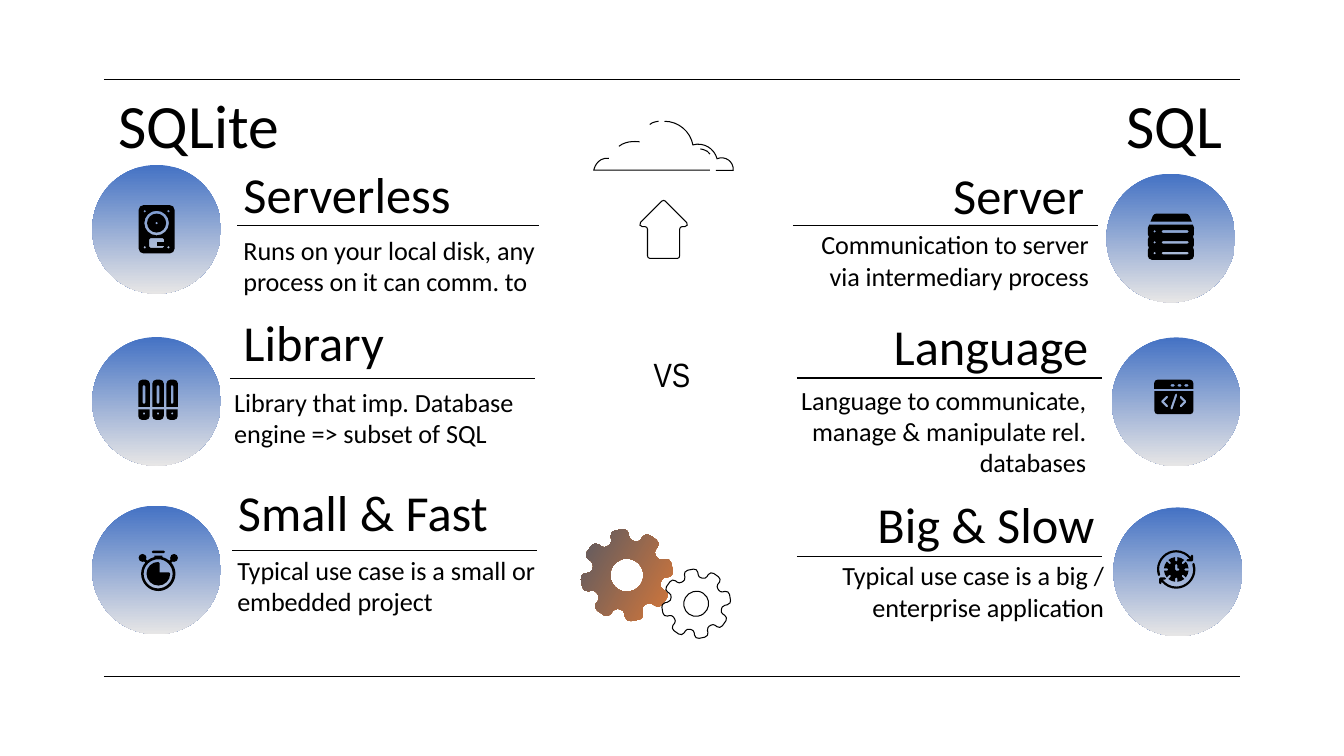
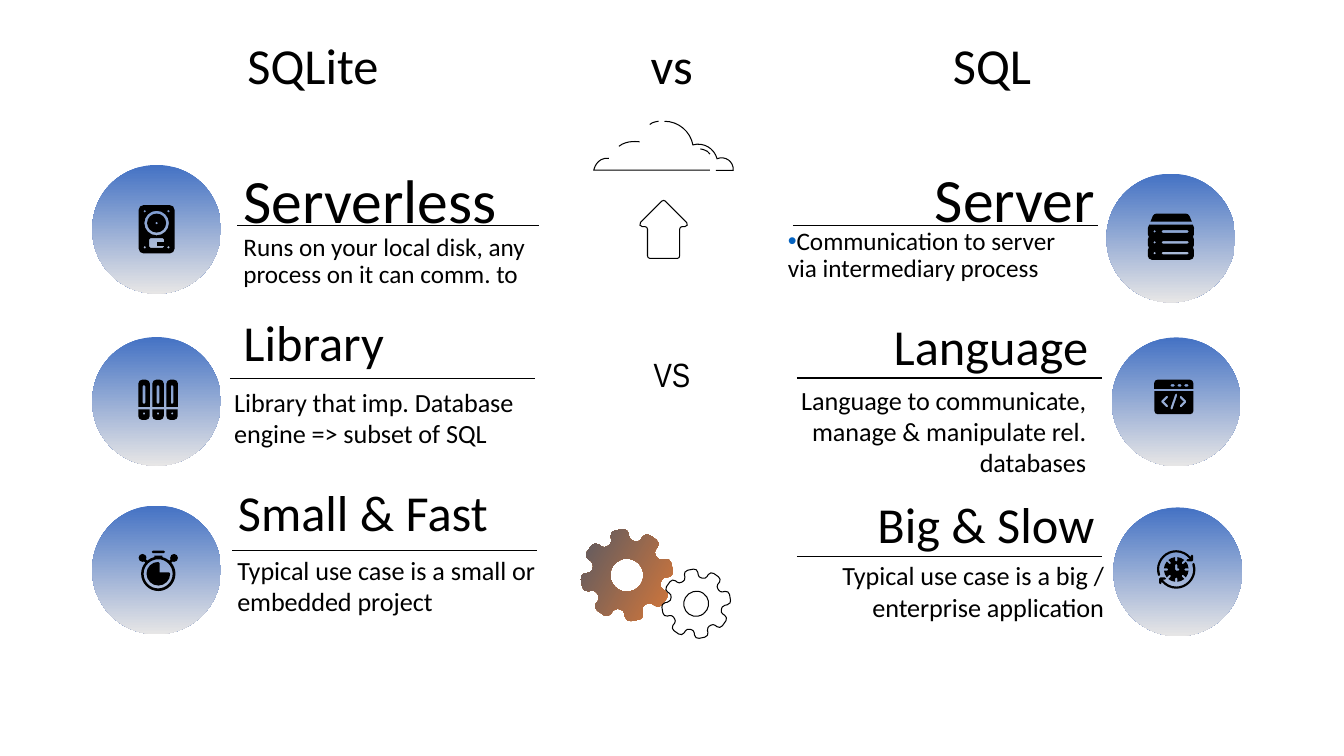
Before and after one commit to AntonioPirani/SQLiteProject, a slide deck: slide 16 of Presentation.pptx. Drawn at 1344x756 pixels with LibreOffice and Linux fonts; fonts in the diff are those of the drawing. Boxes give left, top, right and bottom in pixels: in the first picture for what was removed or moved away, otherwise in the second. Text is boxed around its words. In the diff, an @@ line names an element or a change of style, - is before the commit and + after.

```diff
--- a/Presentation.pptx
+++ b/Presentation.pptx
@@ text at bbox=[247, 49, 1031, 91]: text changed; size 44 to 36 pt @@
-SQLite SQL
+SQLite vs SQL
@@ line removed from (104, 80) to (1240, 80) @@
@@ title "Serverless" at bbox=[243, 180, 496, 226]: size 36 to 44 pt @@
@@ text "Server": place and size @@
-text "Server" at bbox=[953, 181, 1084, 215]
+text "Server" at bbox=[935, 182, 1095, 237]
@@ text "Server" at bbox=[935, 182, 1095, 237]: size 36 to 44 pt; alignment right to left @@
@@ text "Runs on your local disk, ..." at bbox=[243, 238, 525, 287]: size 18.7 to 18 pt; line spacing 1 to 0.9; more space between paragraphs @@
@@ text "Communication to server via intermediary ..." at bbox=[788, 232, 1055, 281]: size 18.7 to 18 pt; alignment right to left; bullet none to •; line spacing 1 to 0.9; more space between paragraphs @@
@@ line removed from (104, 677) to (1240, 677) @@
```
